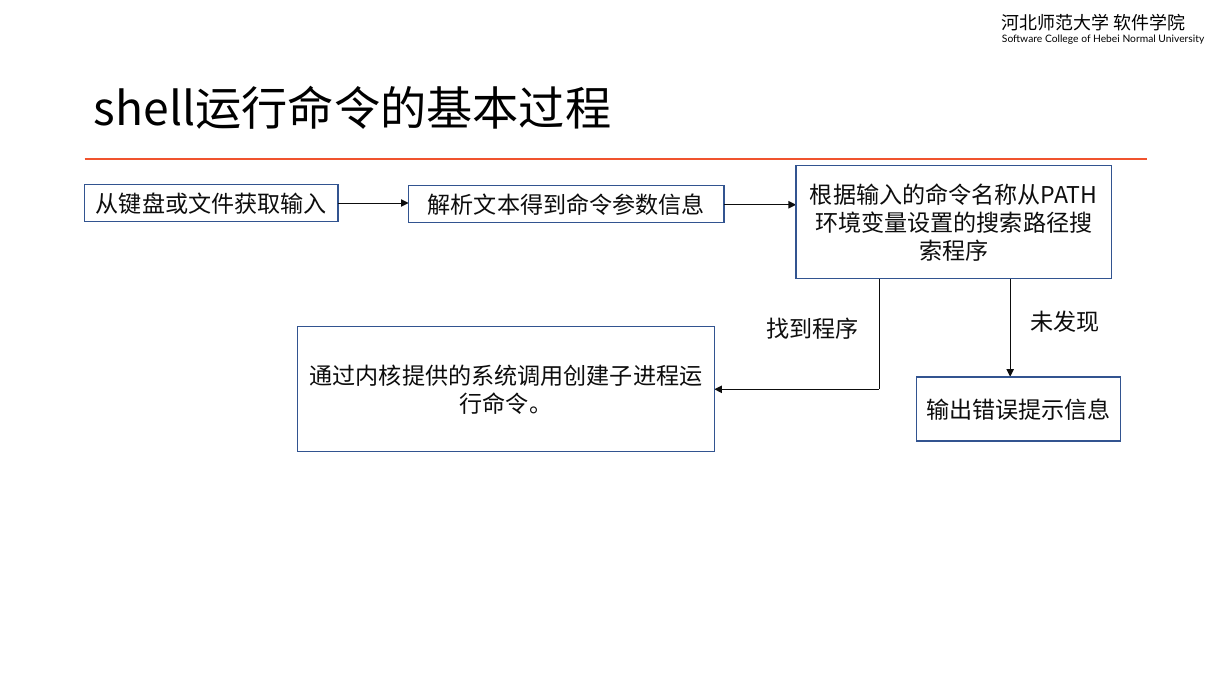
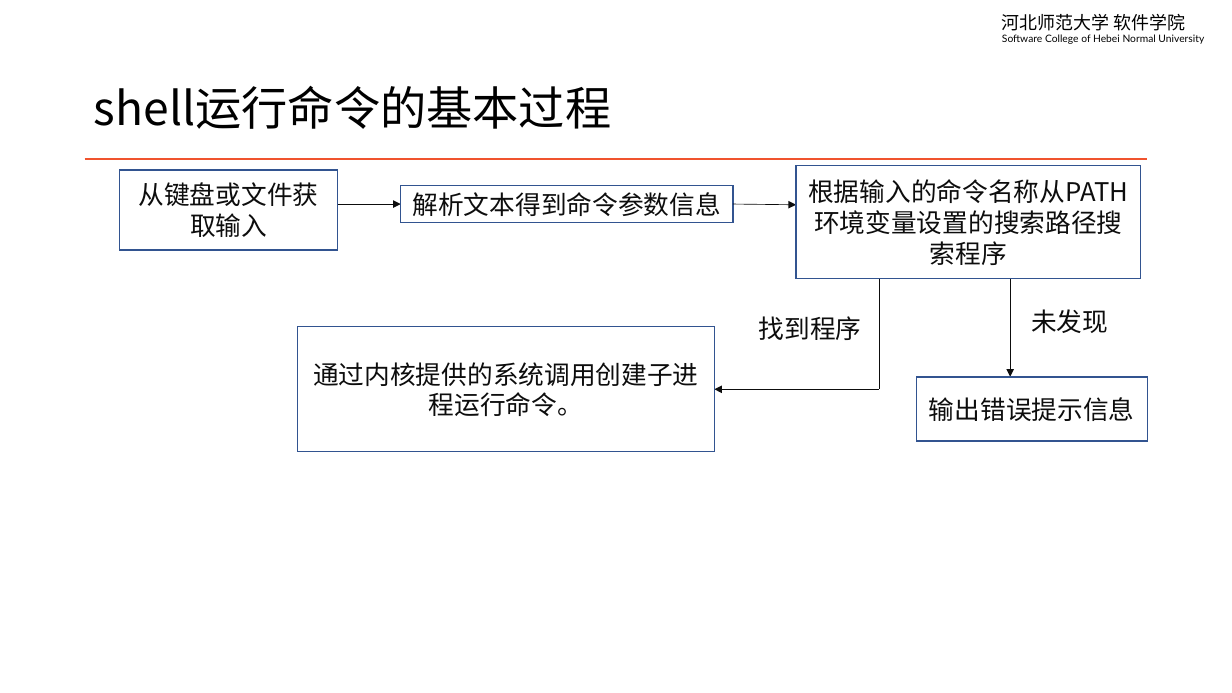
Before and after one commit to edu2act/course-linux-system, a slide deck: slide 4 of materials/slides/ch11-how-does-shell-run-a-command.pptx. Drawn at 1232x693 pixels with LibreOffice and Linux fonts; fonts in the diff are those of the drawing. Boxes give left, top, right and bottom in pixels: in the first picture for what was removed or moved away, otherwise in the second. Text is boxed around its words. In the diff, an @@ line names an element or a change of style, - is before the commit and + after.

```diff
--- a/materials/slides/ch11-how-does-shell-run-a-command.pptx
+++ b/materials/slides/ch11-how-does-shell-run-a-command.pptx
@@ size 18 to 20 pt in 7 elements at <box>298,326,714,452</box>, <box>750,311,872,347</box>, <box>401,186,734,222</box>, <box>1019,303,1121,339</box>, <box>797,165,1141,278</box>, <box>917,377,1148,441</box>, <box>119,170,337,250</box> @@
@@ rectangle "从键盘或文件获取输入": place and size @@
-rectangle "从键盘或文件获取输入" at <box>85,185,338,221</box>
+rectangle "从键盘或文件获取输入" at <box>119,170,337,250</box>
@@ rectangle "根据输入的命令名称从PATH环境变量设置的搜索路径搜索程序": place and size @@
-rectangle "根据输入的命令名称从PATH环境变量设置的搜索路径搜索程序" at <box>797,165,1112,278</box>
+rectangle "根据输入的命令名称从PATH环境变量设置的搜索路径搜索程序" at <box>797,165,1141,278</box>
@@ arrow moved from (338, 203) - (409, 203) to (337, 204) - (401, 204) @@
@@ rectangle "解析文本得到命令参数信息": place and size @@
-rectangle "解析文本得到命令参数信息" at <box>409,186,724,222</box>
+rectangle "解析文本得到命令参数信息" at <box>401,186,734,222</box>
@@ arrow moved from (725, 205) - (797, 205) to (733, 204) - (797, 205) @@
@@ rectangle "未发现": place and size @@
-rectangle "未发现" at <box>1019,303,1112,339</box>
+rectangle "未发现" at <box>1019,303,1121,339</box>
@@ rectangle "输出错误提示信息": place and size @@
-rectangle "输出错误提示信息" at <box>917,377,1121,441</box>
+rectangle "输出错误提示信息" at <box>917,377,1148,441</box>
```
Also in this commit, not shown: 6 other slides changed, 2 other files.
